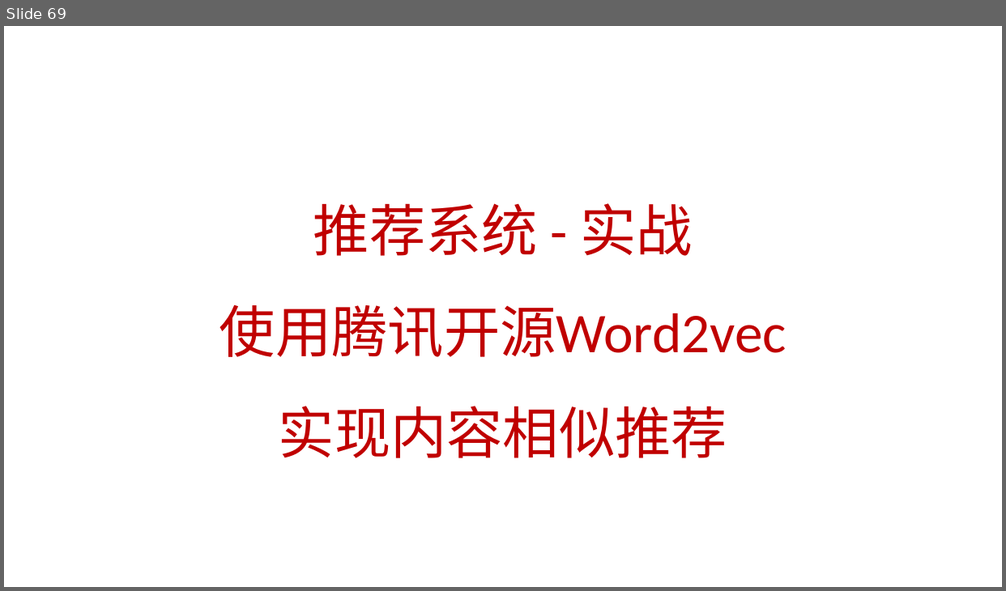
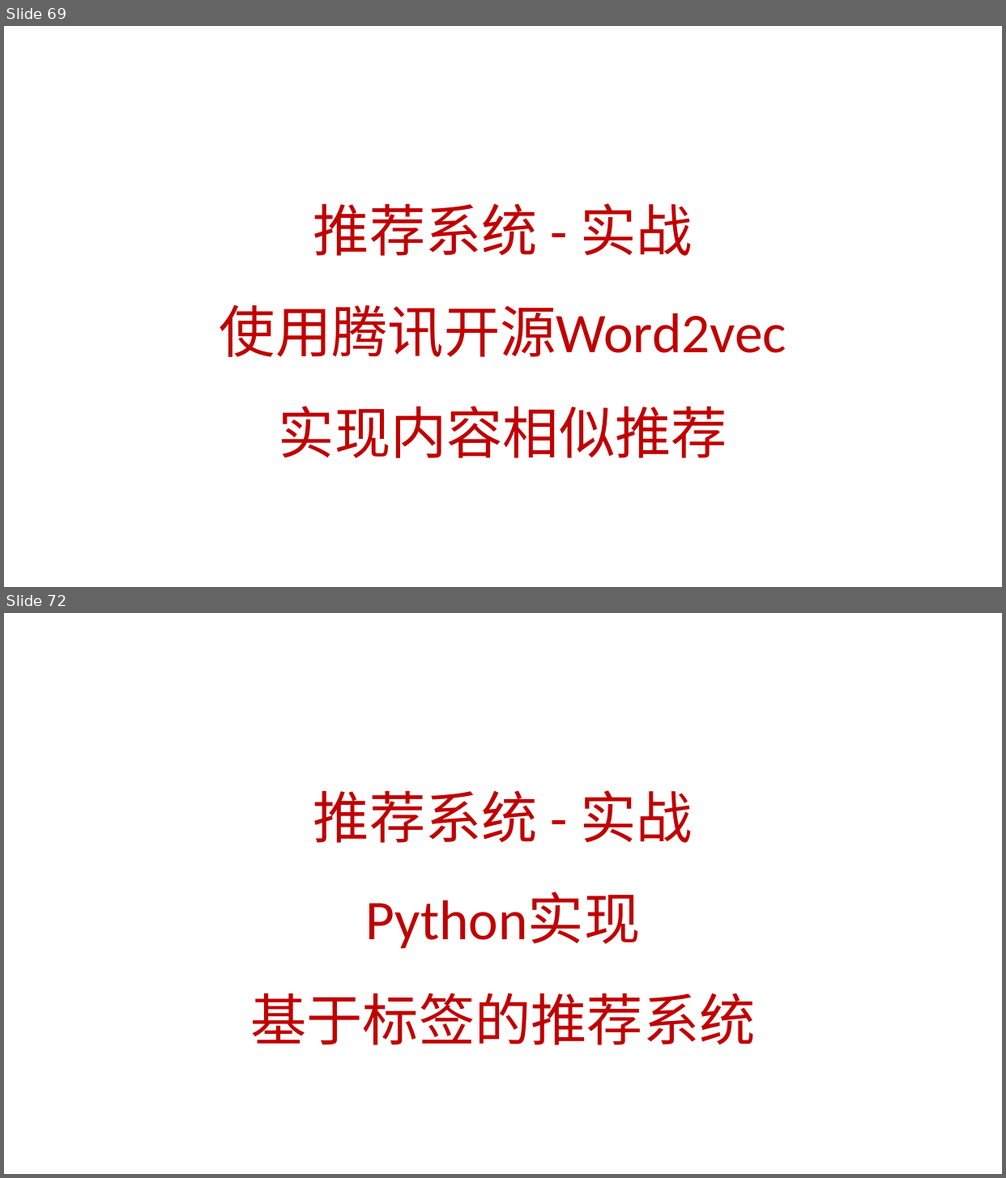
Before and after one commit to peiss/ant-learn-recsys, a slide deck: 推荐系统系列.pptx. Shown one above the other, each under a label of ours: slide 69 before the commit, slides 69 and 72 after it; the slides between them are not shown. The pictures are 1006x591 and 1006x1178 pixels, drawn with LibreOffice and Linux fonts; fonts in the diff are those of the drawing. Boxes give left, top, right and bottom in pixels: in the first picture for what was removed or moved away, otherwise in the second. Text is boxed around its words. In the diff, an @@ line names an element or a change of style, - is before the commit and + after.

```diff
--- a/推荐系统系列.pptx
+++ b/推荐系统系列.pptx
@@ slide 72 added at box(4, 613, 1002, 1174), background #FFFFFF @@
@@ title added at box(250, 790, 756, 1046), 54 pt, text #C00000 @@
+推荐系统 - 实战
+Python实现
+基于标签的推荐系统
```
Also in this commit, not shown: 3 other slides added.
